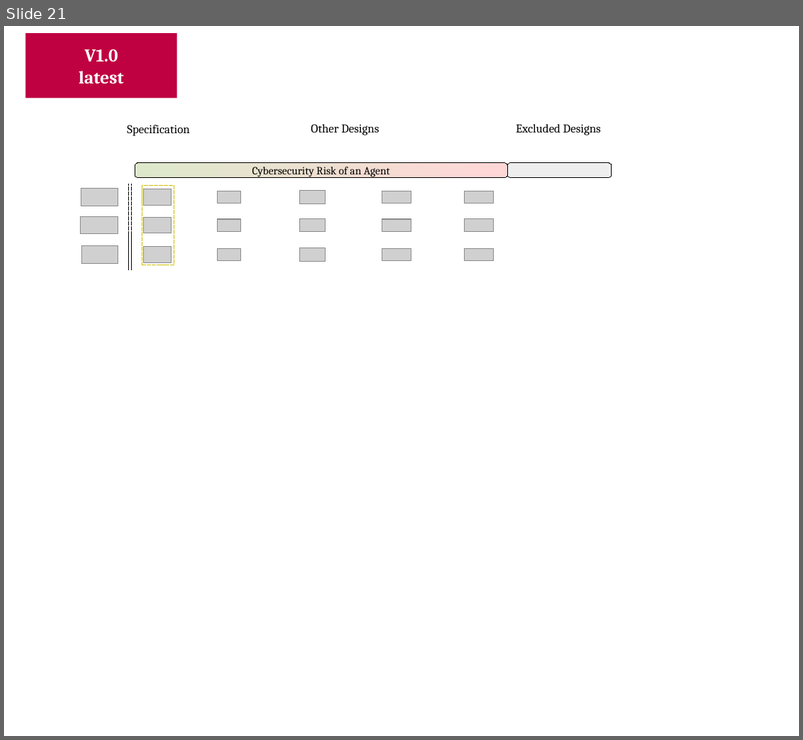
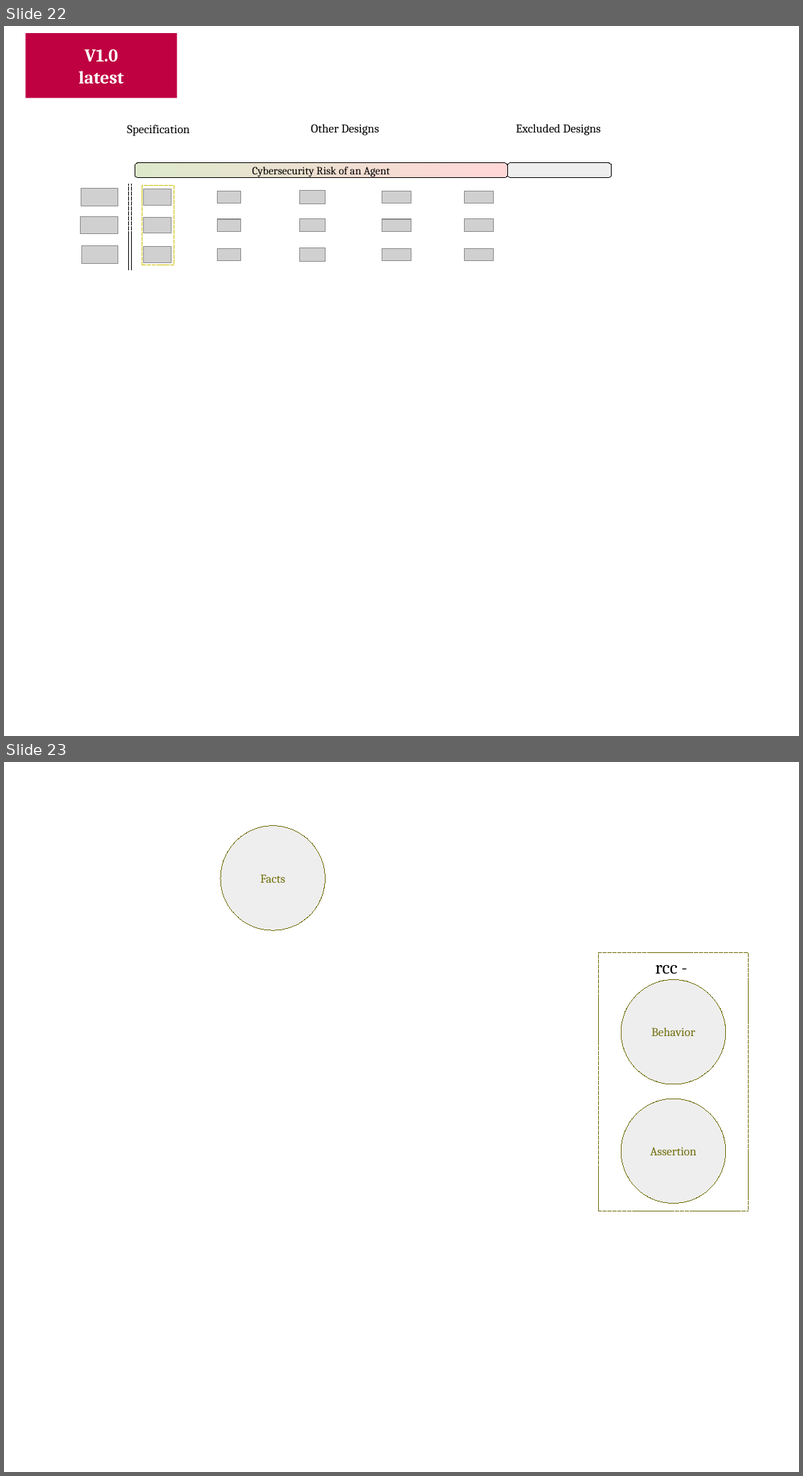
Before and after one commit to v-research/cybersecurity, a slide deck: images/v-research_images_v1.0.odp. Shown one above the other, each under a label of ours: slide 21 before the commit, slides 22 and 23 after it. The pictures are 803x740 and 803x1476 pixels, drawn with LibreOffice and Linux fonts; fonts in the diff are those of the drawing; grey boxes stand for pictures. Boxes give left, top, right and bottom in pixels: in the first picture for what was removed or moved away, otherwise in the second. Text is boxed around its words. In the diff, an @@ line names an element or a change of style, - is before the commit and + after.

```diff
--- a/images/v-research_images_v1.0.odp
+++ b/images/v-research_images_v1.0.odp
@@ slide 23 added at [4, 762, 799, 1472], background #FFFFFF @@
@@ ellipse added at [221, 825, 325, 930], fill #EEEEEE, outline #706E0C 0 pt, 12 pt, text #706E0C @@
+Facts
@@ rectangle added at [599, 952, 749, 1211], outline #706E0C 0 pt, 18 pt, text #000000 @@
+rcc -
@@ ellipse added at [622, 980, 726, 1084], fill #EEEEEE, outline #706E0C 0 pt, 12 pt, text #706E0C @@
+Behavior
@@ ellipse added at [622, 1099, 726, 1204], fill #EEEEEE, outline #706E0C 0 pt, 12 pt, text #706E0C @@
+Assertion
@@ what was slide 21 is now slide 22 @@
```
Also in this commit, not shown: 2 slides changed, 2 other slides added, 1 slide removed, 3 other files.
